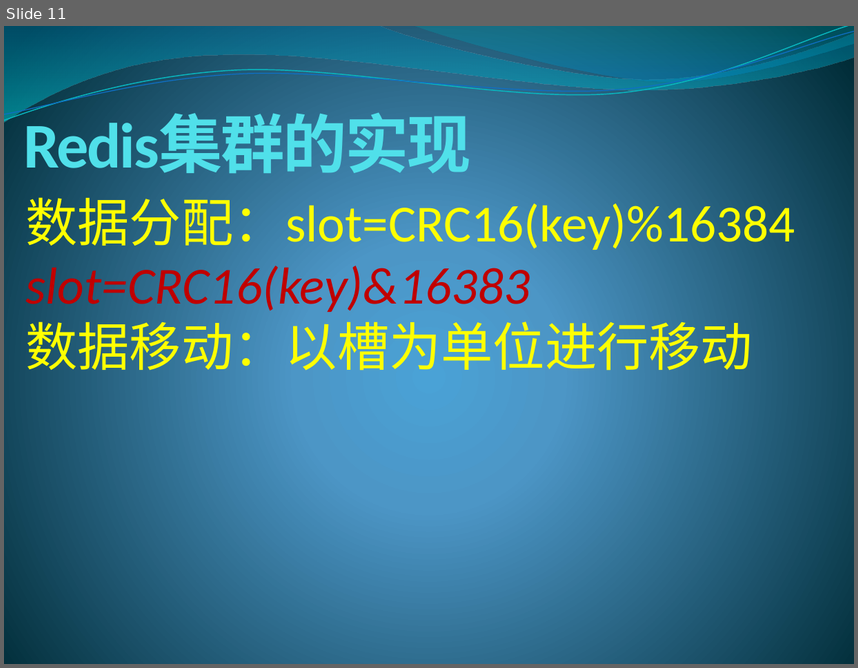
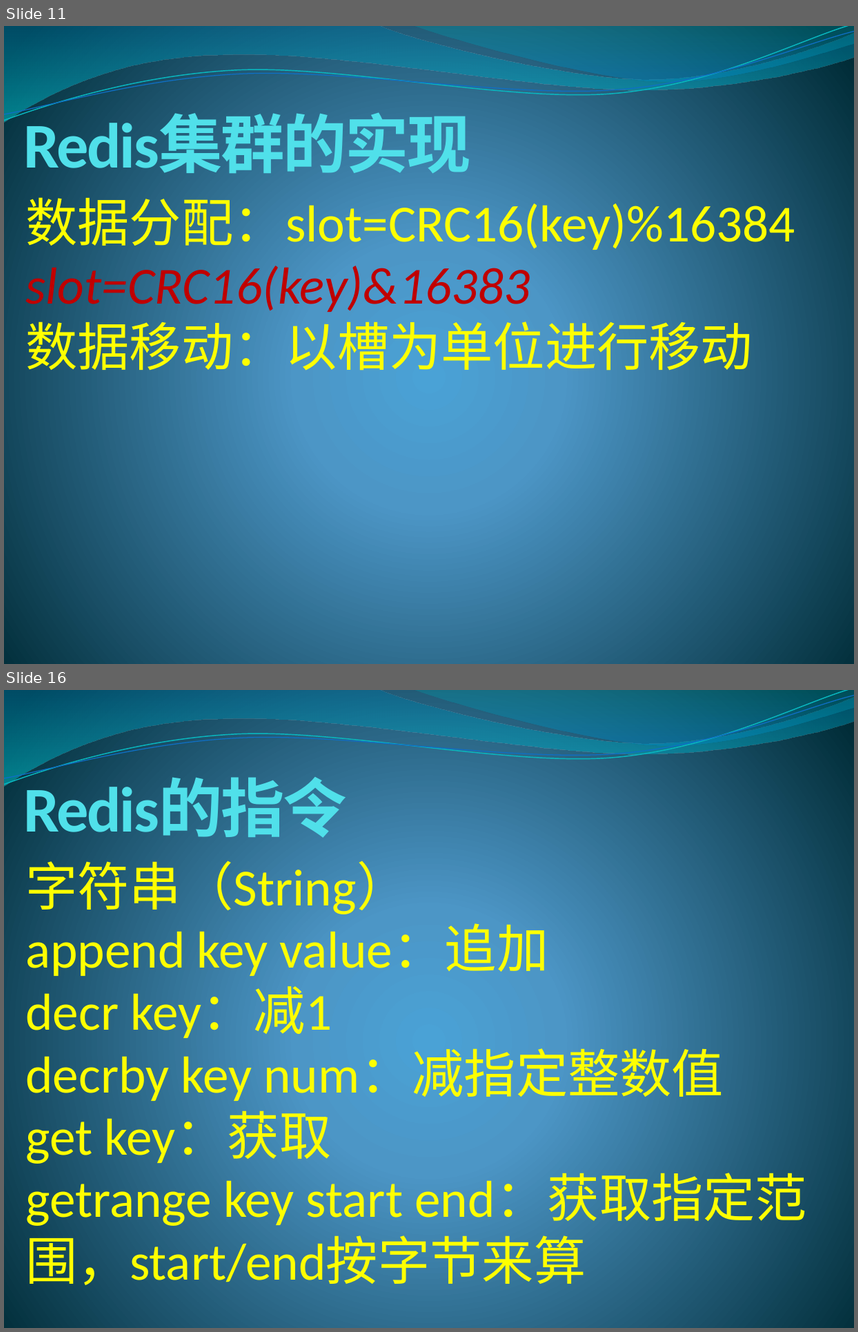
Before and after one commit to lixinjie1985/redis, a slide deck: docs/redis-01.pptx. Shown one above the other, each under a label of ours: slide 11 before the commit, slides 11 and 16 after it; the slides between them are not shown. The pictures are 858x668 and 858x1332 pixels, drawn with LibreOffice and Linux fonts; fonts in the diff are those of the drawing. Boxes give left, top, right and bottom in pixels: in the first picture for what was removed or moved away, otherwise in the second. Text is boxed around its words. In the diff, an @@ line names an element or a change of style, - is before the commit and + after.

Commit message:
update

```diff
--- a/docs/redis-01.pptx
+++ b/docs/redis-01.pptx
@@ slide 16 added at [4, 690, 854, 1328], background gradient #4AA0D6 to #4C98C7 to #002C38; not listed: 4 template elements that a slide beside it also shows @@
@@ title added at [24, 778, 347, 847], 54 pt, text #51E0EA, bold @@
+Redis的指令
@@ text added at [25, 852, 807, 1292], 44 pt, text #FFFF00 @@
+字符串（String）
+append key value：追加
+decr key：减1
+decrby key num：减指定整数值
+get key：获取
+getrange key start end：获取指定范围，start/end按字节来算
```
Also in this commit, not shown: 8 other slides added.
